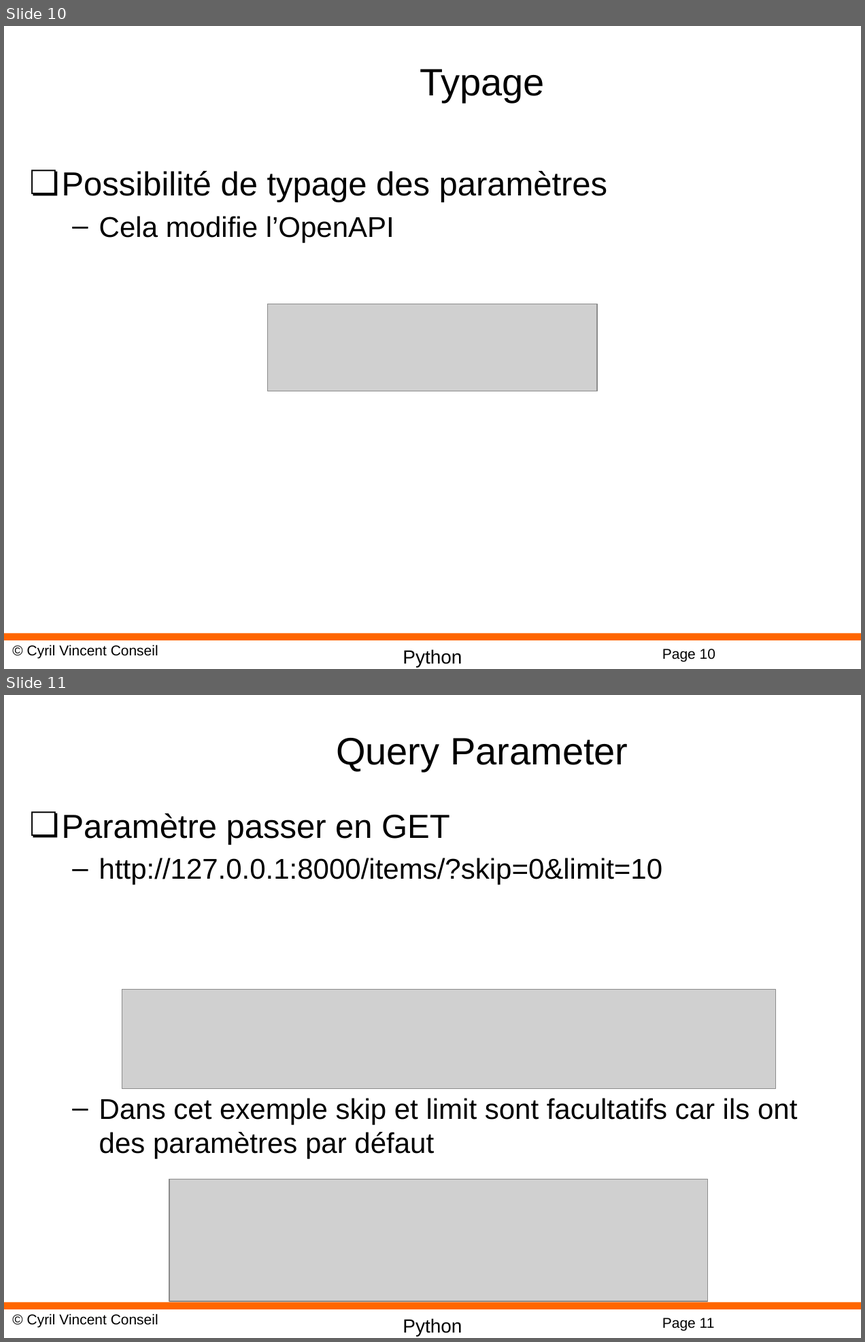
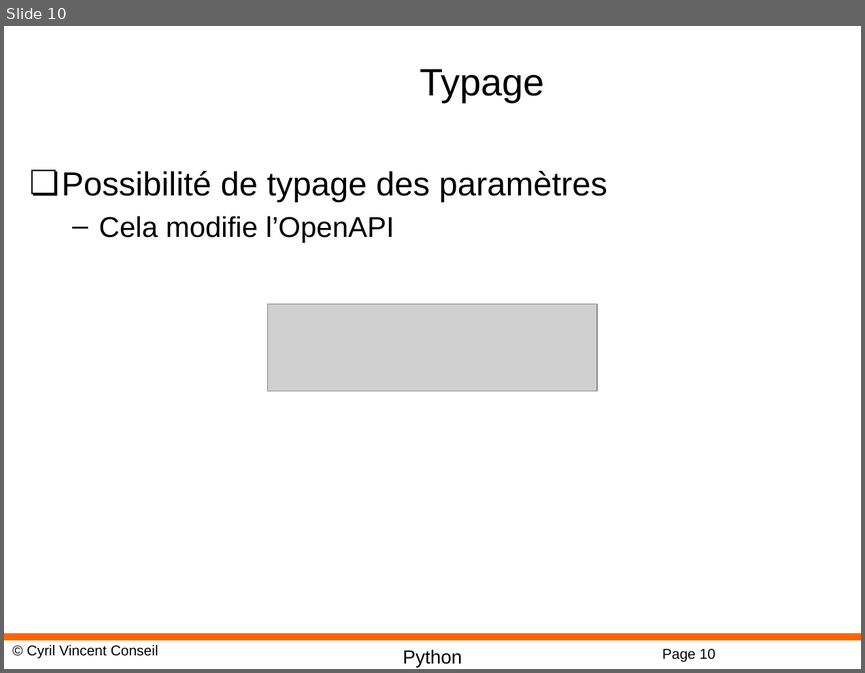
Before and after one commit to cyrilvincent/mlops, a slide deck: ppt/MLOps08-FastAPI.pptx. Shown one above the other, each under a label of ours: slides 10 and 11 before the commit, slide 10 after it. The pictures are 865x1342 and 865x673 pixels, drawn with LibreOffice and Linux fonts; fonts in the diff are those of the drawing; grey boxes stand for pictures; background and template pictures are left out. Boxes give left, top, right and bottom in pixels: in the first picture for what was removed or moved away, otherwise in the second. Text is boxed around its words. In the diff, an @@ line names an element or a change of style, - is before the commit and + after.

```diff
--- a/ppt/MLOps08-FastAPI.pptx
+++ b/ppt/MLOps08-FastAPI.pptx
@@ slide 11 removed at [4, 695, 861, 1338], background #FFFFFF; not listed: 4 template elements that a slide beside it also shows @@
@@ title removed at [336, 738, 628, 772] @@
-Query Parameter
@@ text removed at [62, 813, 797, 1159] @@
-❏ Paramètre passer en GET
-  – http://127.0.0.1:8000/items/?skip=0&limit=10
-  – Dans cet exemple skip et limit sont facultatifs car ils ont des paramètres par défaut
@@ picture removed at [122, 989, 776, 1089] @@
@@ picture removed at [169, 1178, 707, 1301] @@
```
Also in this commit, not shown: 11 other slides removed, 4 other files.
